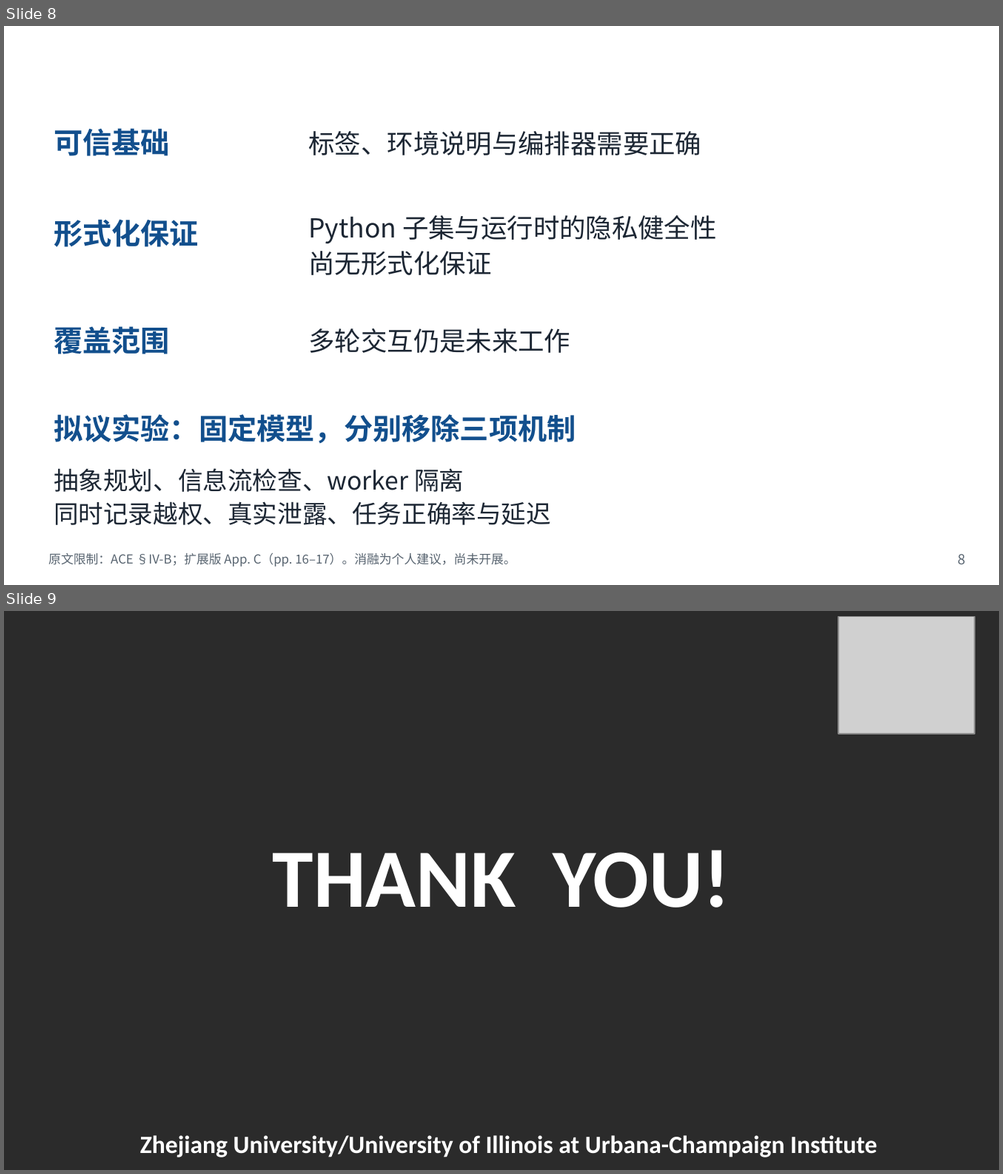
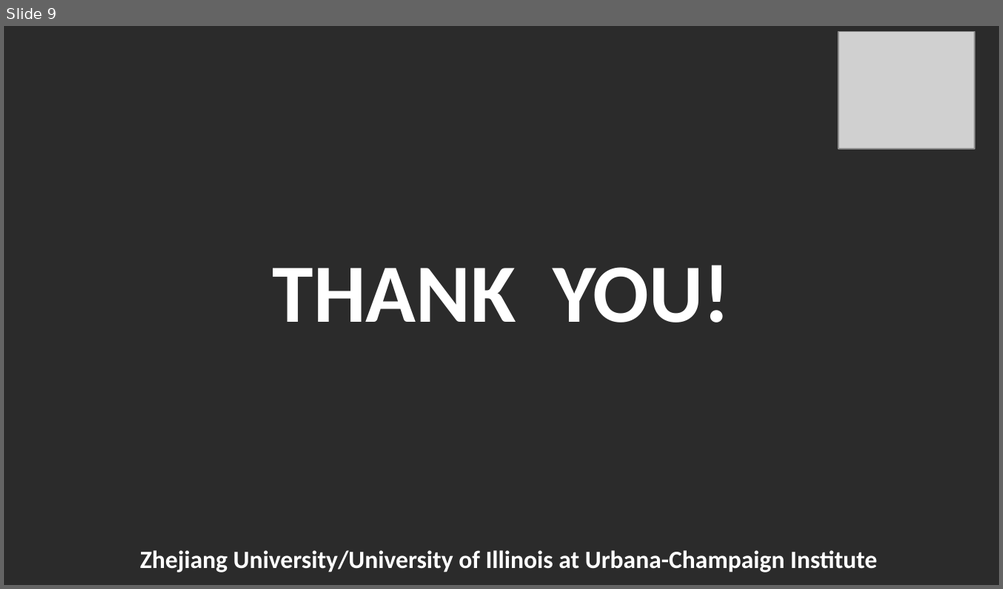
Before and after one commit to Novakru/ZJU-assignment-reports, a slide deck: review/presentation-zh.pptx. Shown one above the other, each under a label of ours: slides 8 and 9 before the commit, slide 9 after it. The pictures are 1003x1174 and 1003x589 pixels, drawn with LibreOffice and Linux fonts; fonts in the diff are those of the drawing; grey boxes stand for pictures; background and template pictures are left out; a plain dark background stands for a picture behind light text. Boxes give left, top, right and bottom in pixels: in the first picture for what was removed or moved away, otherwise in the second. Text is boxed around its words. In the diff, an @@ line names an element or a change of style, - is before the commit and + after.

```diff
--- a/review/presentation-zh.pptx
+++ b/review/presentation-zh.pptx
@@ slide 8 removed at bbox=[4, 26, 999, 585], background #FFFFFF @@
@@ text removed at bbox=[36, 30, 782, 69] @@
-个人评析与后续验证
@@ text removed at bbox=[911, 28, 976, 66] @@
-ZJUI
@@ text removed at bbox=[54, 128, 170, 156] @@
-可信基础
@@ text removed at bbox=[309, 131, 702, 156] @@
-标签、环境说明与编排器需要正确
@@ text removed at bbox=[54, 219, 199, 247] @@
-形式化保证
@@ text removed at bbox=[309, 215, 717, 275] @@
-Python 子集与运行时的隐私健全性
-尚无形式化保证
@@ text removed at bbox=[54, 326, 170, 355] @@
-覆盖范围
@@ text removed at bbox=[309, 329, 571, 353] @@
-多轮交互仍是未来工作
@@ text removed at bbox=[54, 414, 576, 443] @@
-拟议实验：固定模型，分别移除三项机制
@@ text removed at bbox=[54, 469, 551, 526] @@
-抽象规划、信息流检查、worker 隔离
-同时记录越权、真实泄露、任务正确率与延迟
@@ text removed at bbox=[48, 554, 515, 567] @@
-原文限制：ACE §IV-B；扩展版 App. C（pp. 16–17）。消融为个人建议，尚未开展。
@@ text removed at bbox=[958, 554, 965, 565] @@
-8
```
Also in this commit, not shown: 1 slide changed, 9 slides added, 8 other slides removed, 22 other files.
